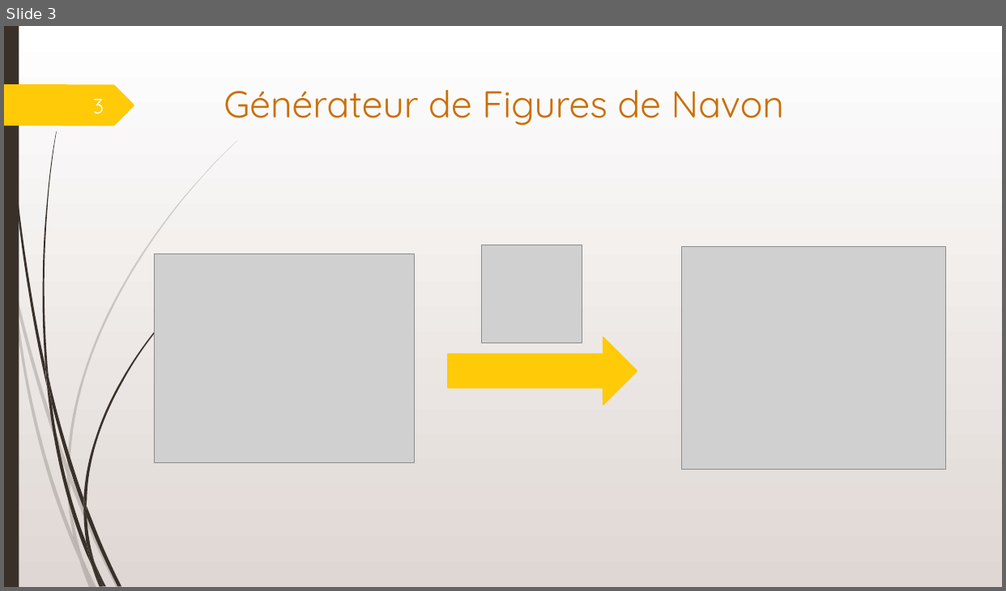
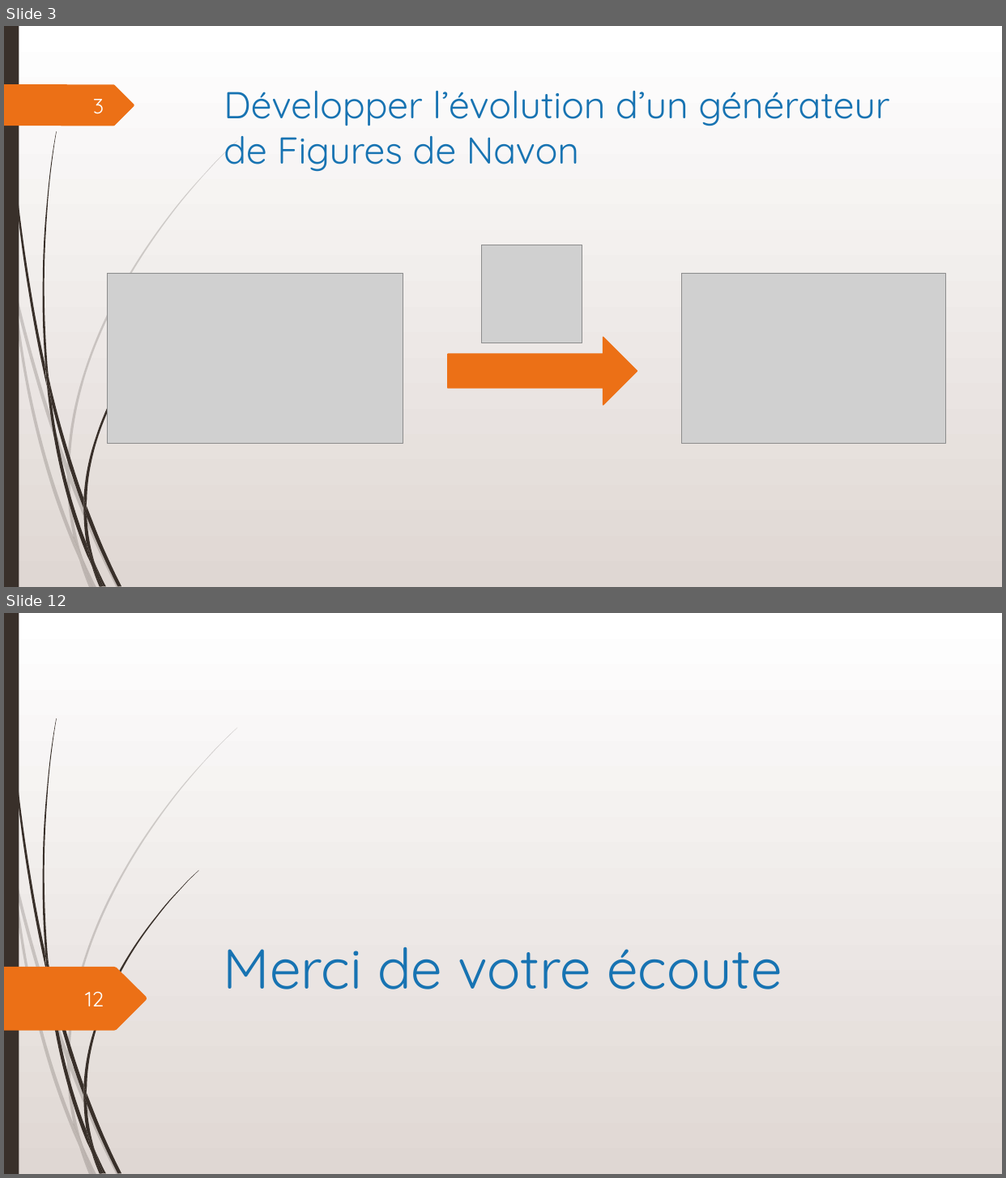
Before and after one commit to MathysC/Figures_Navon, a slide deck: Suivi stage/Rapport/Soutenance_de_Stage_Clerget.pptx. Shown one above the other, each under a label of ours: slide 3 before the commit, slides 3 and 12 after it; the slides between them are not shown. The pictures are 1006x591 and 1006x1178 pixels, drawn with LibreOffice and Linux fonts; fonts in the diff are those of the drawing; grey boxes stand for pictures; background and template pictures are left out. Boxes give left, top, right and bottom in pixels: in the first picture for what was removed or moved away, otherwise in the second. Text is boxed around its words. In the diff, an @@ line names an element or a change of style, - is before the commit and + after.

```diff
--- a/Suivi stage/Rapport/Soutenance_de_Stage_Clerget.pptx
+++ b/Suivi stage/Rapport/Soutenance_de_Stage_Clerget.pptx
@@ slide 12 added at (x1=4, y1=613, x2=1002, y2=1174), background gradient #FFFFFF to #E0D7D3; not listed: 23 template elements that a slide beside it also shows @@
@@ title added at (x1=224, y1=947, x2=782, y2=990), 54 pt, text #1773B2 @@
+Merci de votre écoute
@@ freeform shape added at (x1=4, y1=967, x2=147, y2=1031), fill #EC7016 @@
@@ page number added at (x1=85, y1=991, x2=104, y2=1007), 20 pt, text #FEFFFF @@
+12
@@ slide 3 changed as well @@
@@ freeform shape at (x1=4, y1=84, x2=134, y2=126): fill #FFCA08 to #EC7016 @@
@@ title at (x1=224, y1=91, x2=890, y2=172): text changed; text colour #CA6F06 to #1773B2 @@
-Générateur de Figures de Navon
+Développer l’évolution d’un générateur de Figures de Navon
@@ picture resized from (x1=154, y1=254, x2=414, y2=463) to (x1=108, y1=273, x2=403, y2=444) @@
@@ picture resized from (x1=681, y1=247, x2=946, y2=469) to (x1=681, y1=273, x2=946, y2=444) @@
@@ right arrow at (x1=448, y1=337, x2=637, y2=405): fill #FFCA08 to #EC7016; outline #FFCA08 1.25 pt to #EC7016 1.25 pt @@
```
Also in this commit, not shown: 3 other slides changed, 8 other slides added, 5 other files.
